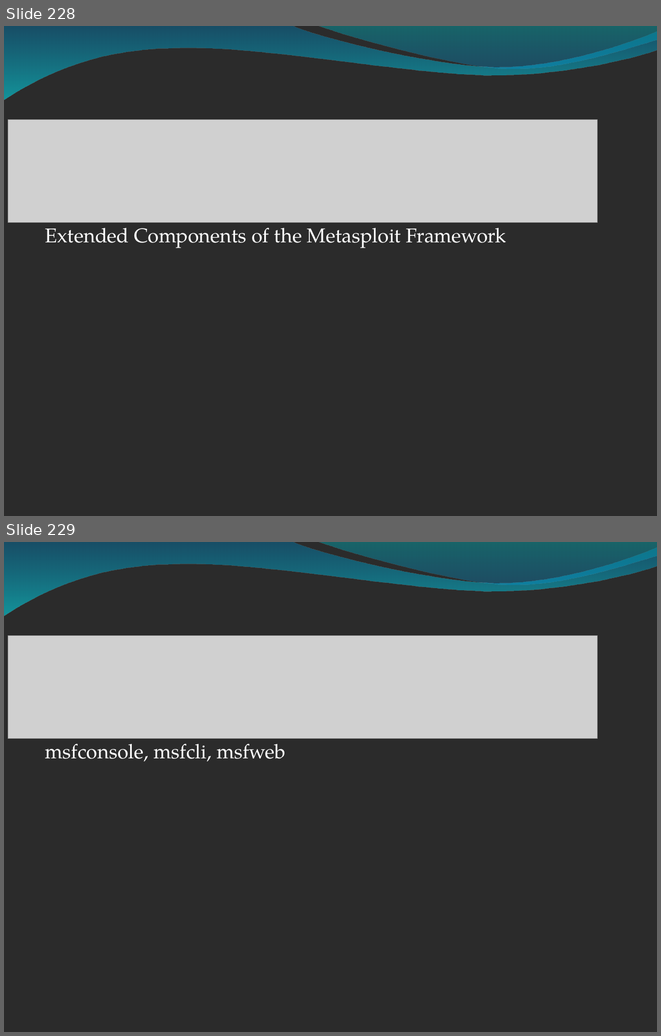
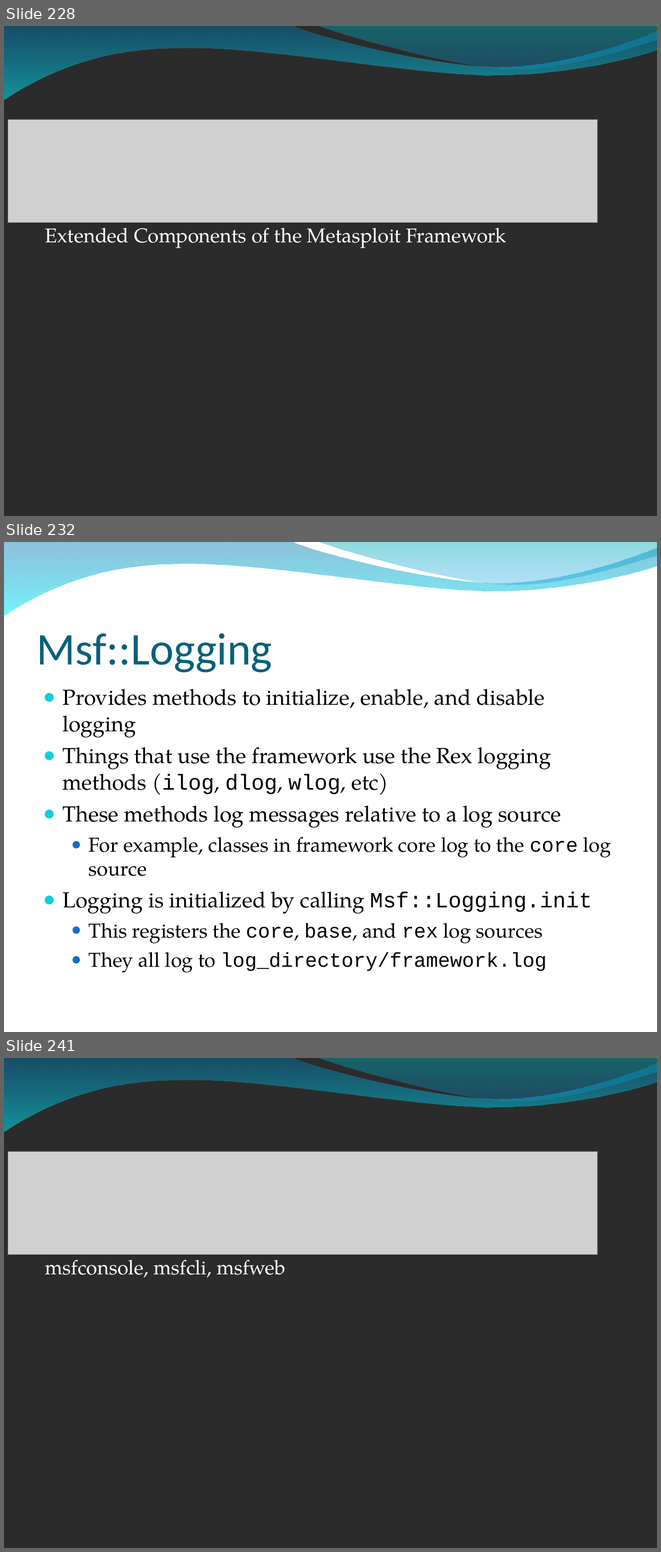
Before and after one commit to bedestall5/metasploit-framework, a slide deck: dev/materials/msf3_internals_training/slides/bh_training_deck.ppt. Shown one above the other, each under a label of ours: slides 228 and 229 before the commit, slides 228, 232 and 241 after it; the slides between them are not shown. The pictures are 661x1036 and 661x1552 pixels, drawn with LibreOffice and Linux fonts; fonts in the diff are those of the drawing; grey boxes stand for pictures; background and template pictures are left out; a plain dark background stands for a picture behind light text. Boxes give left, top, right and bottom in pixels: in the first picture for what was removed or moved away, otherwise in the second. Text is boxed around its words. In the diff, an @@ line names an element or a change of style, - is before the commit and + after.

```diff
--- a/dev/materials/msf3_internals_training/slides/bh_training_deck.ppt
+++ b/dev/materials/msf3_internals_training/slides/bh_training_deck.ppt
@@ slide 232 added at bbox=[4, 542, 657, 1032], background picture (left out); not listed: 2 template elements that a slide beside it also shows @@
@@ title added at bbox=[37, 633, 273, 672], 50 pt, text #04617B @@
+Msf::Logging
@@ text added at bbox=[62, 689, 611, 972], 24.1 pt, text #000000 @@
+● Provides methods to initialize, enable, and disable logging
+● Things that use the framework use the Rex logging methods (ilog, dlog, wlog, etc)
+● These methods log messages relative to a log source
+  ● For example, classes in framework core log to the core log source
+● Logging is initialized by calling Msf::Logging.init
+  ● This registers the core, base, and rex log sources
+  ● They all log to log_directory/framework.log
@@ what was slide 229 is now slide 241 @@
```
Also in this commit, not shown: 60 other slides added.
